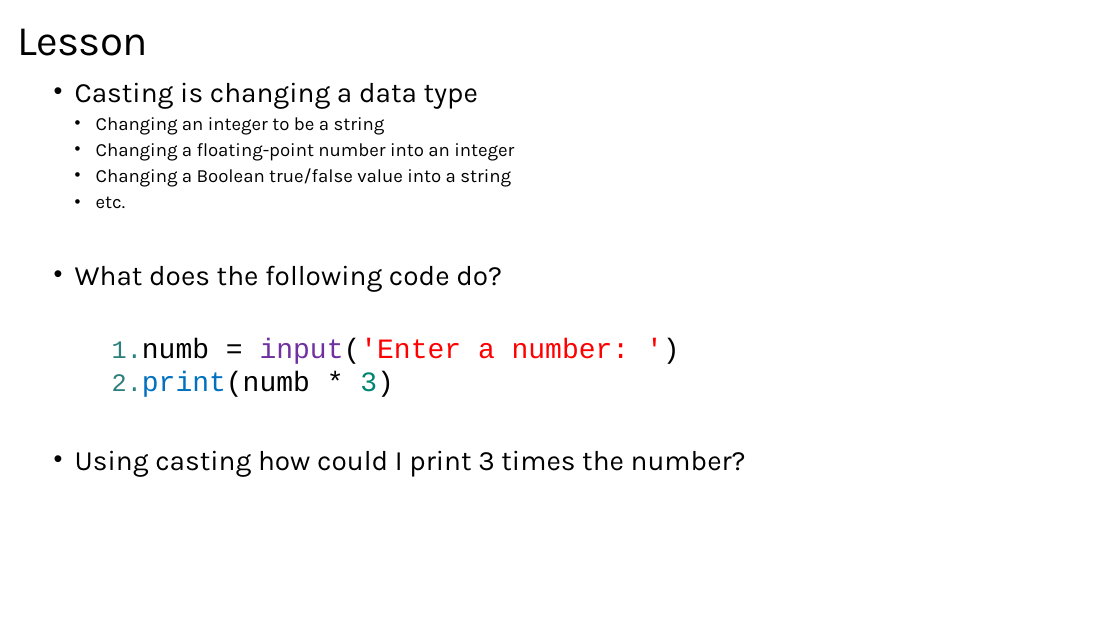
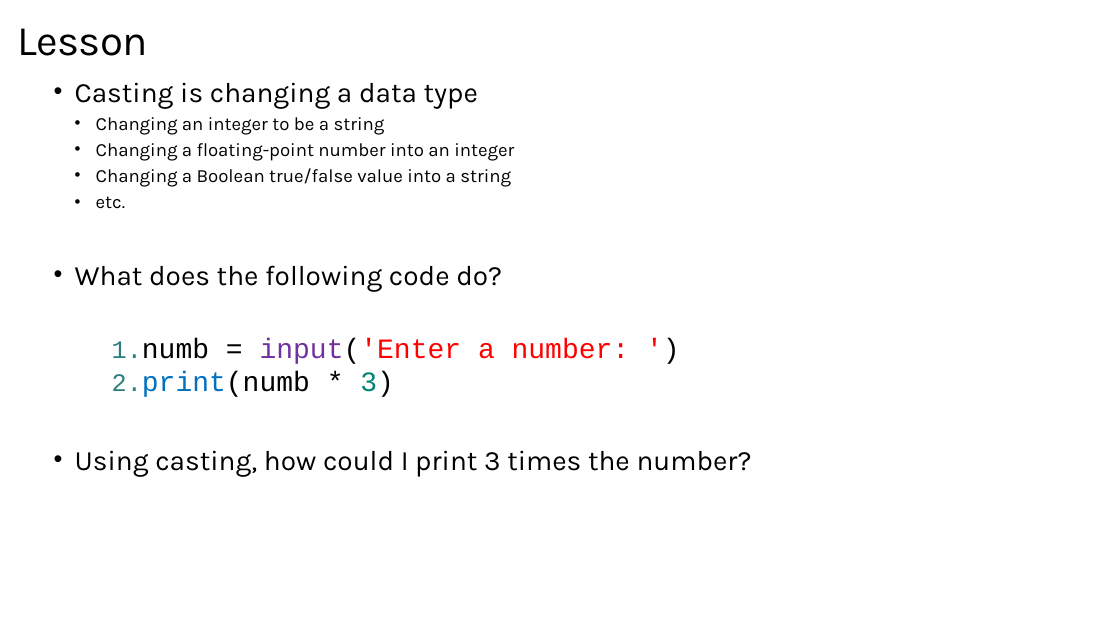
Before and after one commit to TEALSK12/2nd-semester-introduction-to-computer-science, a slide deck: slide 6 of units/2_unit/slidedecks/Intro Python 2.01 TEALS.pptx. Drawn at 1120x630 pixels with LibreOffice and Linux fonts; fonts in the diff are those of the drawing; background and template pictures are left out. Boxes give left, top, right and bottom in pixels: in the first picture for what was removed or moved away, otherwise in the second. Text is boxed around its words. In the diff, an @@ line names an element or a change of style, - is before the commit and + after.

```diff
--- a/units/2_unit/slidedecks/Intro Python 2.01 TEALS.pptx
+++ b/units/2_unit/slidedecks/Intro Python 2.01 TEALS.pptx
@@ text at <box>75,450,752,476</box>: text changed @@
-• Using casting how could I print 3 times the number?
+• Using casting, how could I print 3 times the number?
```
Also in this commit, not shown: 9 other slides changed.
